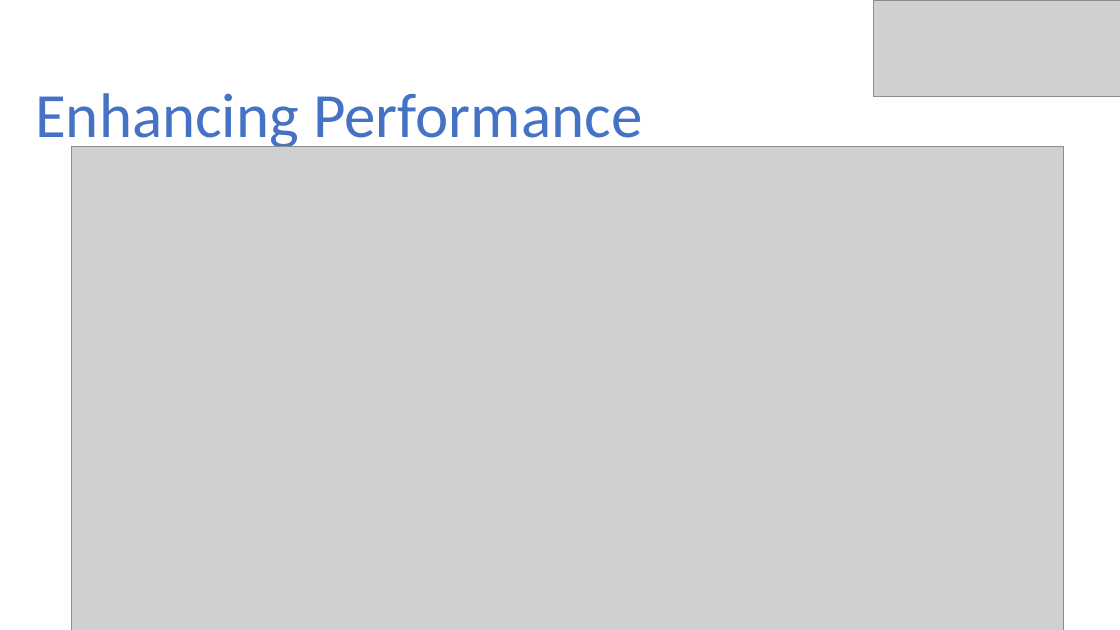
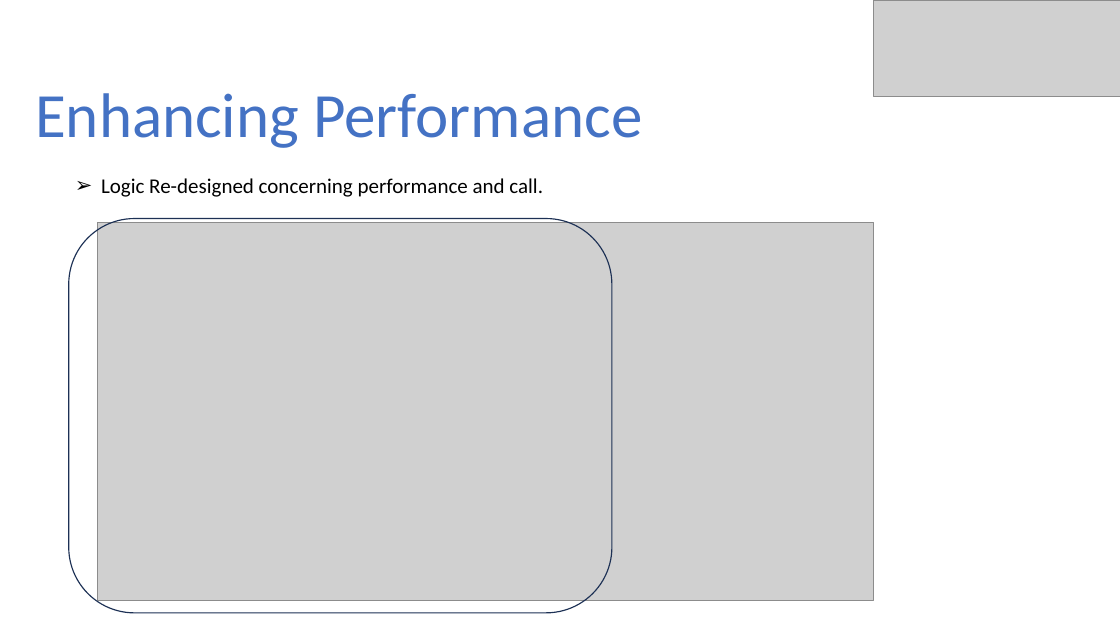
Before and after one commit to ravisankar-PIO/SQL-SP-LnL, a slide deck: slide 16 of IBMi Lunch and Learn Series 2024 - Enhancing Performance with SQL Stored Procedures & UDF.pptx (slide 14 before the commit). Drawn at 1120x630 pixels with LibreOffice and Linux fonts; fonts in the diff are those of the drawing; grey boxes stand for pictures. Boxes give left, top, right and bottom in pixels: in the first picture for what was removed or moved away, otherwise in the second. Text is boxed around its words. In the diff, an @@ line names an element or a change of style, - is before the commit and + after.

```diff
--- a/IBMi Lunch and Learn Series 2024 - Enhancing Performance with SQL Stored Procedures & UDF.pptx
+++ b/IBMi Lunch and Learn Series 2024 - Enhancing Performance with SQL Stored Procedures & UDF.pptx
@@ text added at [101,178,543,197], 18 pt, text #000000 @@
+➢ Logic Re-designed concerning performance and call.
@@ rounded rectangle added at [69,218,613,613], outline #1E3256 1 pt @@
@@ picture: place and size @@
-picture at [71,146,1064,630]
+picture at [97,222,874,600]
```
Also in this commit, not shown: 7 other slides changed, 2 other files.
